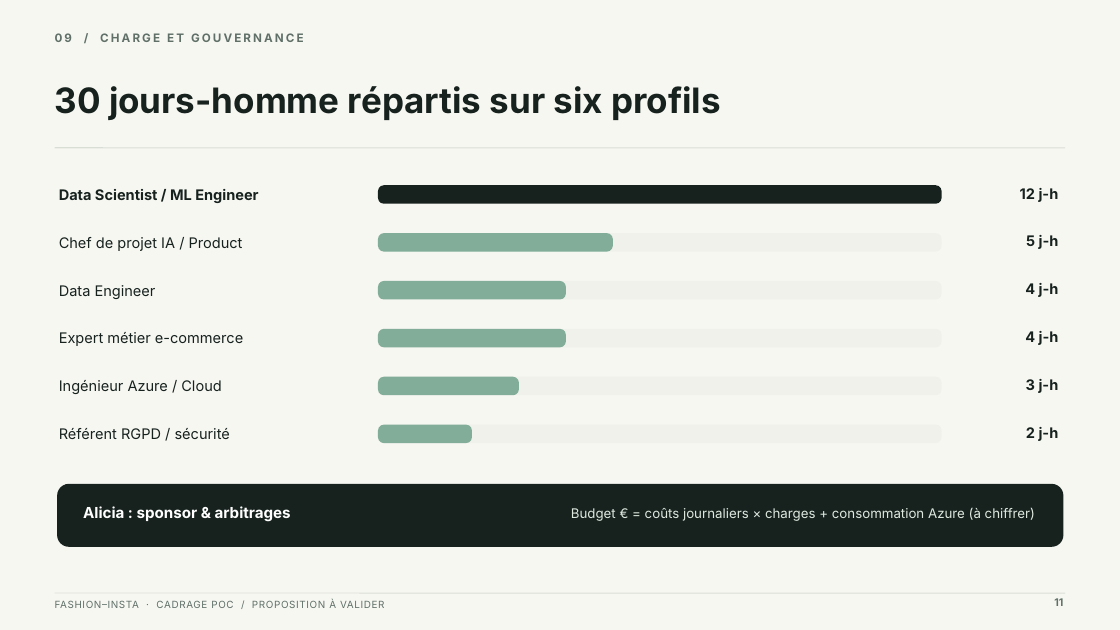
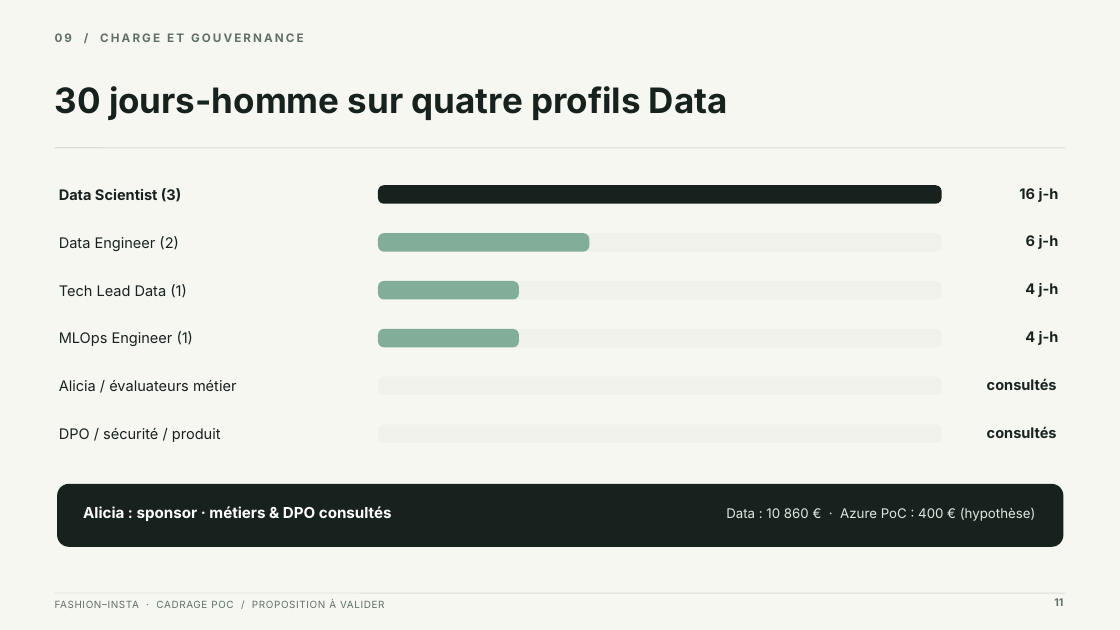
Before and after one commit to VincentDesmouceaux/P11_Cadrage_Projet_IA_FashionInsta, a slide deck: slide 11 of livrables/P11_FashionInsta_Cadrage_PoC_COMEX_avec_photo.pptx. Drawn at 1120x630 pixels with LibreOffice and Linux fonts; fonts in the diff are those of the drawing. Boxes give left, top, right and bottom in pixels: in the first picture for what was removed or moved away, otherwise in the second. Text is boxed around its words. In the diff, an @@ line names an element or a change of style, - is before the commit and + after.

```diff
--- a/livrables/P11_FashionInsta_Cadrage_PoC_COMEX_avec_photo.pptx
+++ b/livrables/P11_FashionInsta_Cadrage_PoC_COMEX_avec_photo.pptx
@@ text at box(55, 86, 728, 120): text changed @@
-30 jours-homme répartis sur six profils
+30 jours-homme sur quatre profils Data
@@ text at box(59, 188, 181, 202): text changed @@
-Data Scientist / ML Engineer
+Data Scientist (3)
@@ text at box(1019, 188, 1059, 202): text changed @@
-12 j-h
+16 j-h
@@ text at box(59, 236, 178, 251): text changed @@
-Chef de projet IA / Product
+Data Engineer (2)
@@ rounded rectangle: place and size @@
-rounded rectangle at box(378, 233, 613, 251)
+rounded rectangle at box(378, 233, 590, 251)
@@ text at box(59, 284, 187, 298): text changed @@
-Data Engineer
+Tech Lead Data (1)
@@ rounded rectangle: place and size @@
-rounded rectangle at box(378, 281, 566, 300)
+rounded rectangle at box(378, 281, 519, 300)
@@ rounded rectangle: place and size @@
-rounded rectangle at box(378, 329, 566, 348)
+rounded rectangle at box(378, 329, 519, 348)
@@ text at box(59, 331, 194, 346): text changed @@
-Expert métier e-commerce
+MLOps Engineer (1)
@@ text at box(59, 380, 236, 391): text changed @@
-Ingénieur Azure / Cloud
+Alicia / évaluateurs métier
@@ rounded rectangle removed at box(378, 377, 519, 396) @@
@@ text at box(987, 378, 1057, 390): text changed @@
-3 j-h
+consultés
@@ text at box(59, 428, 221, 442): text changed @@
-Référent RGPD / sécurité
+DPO / sécurité / produit
@@ rounded rectangle removed at box(378, 424, 472, 443) @@
@@ text at box(987, 426, 1057, 438): text changed @@
-2 j-h
+consultés
@@ text at box(83, 506, 392, 521): text changed @@
-Alicia : sponsor & arbitrages
+Alicia : sponsor · métiers & DPO consultés
@@ text at box(726, 507, 1035, 521): text changed @@
-Budget € = coûts journaliers × charges + consommation Azure (à chiffrer)
+Data : 10 860 € · Azure PoC : 400 € (hypothèse)
```
Also in this commit, not shown: 1 other slide changed, 8 other files.
